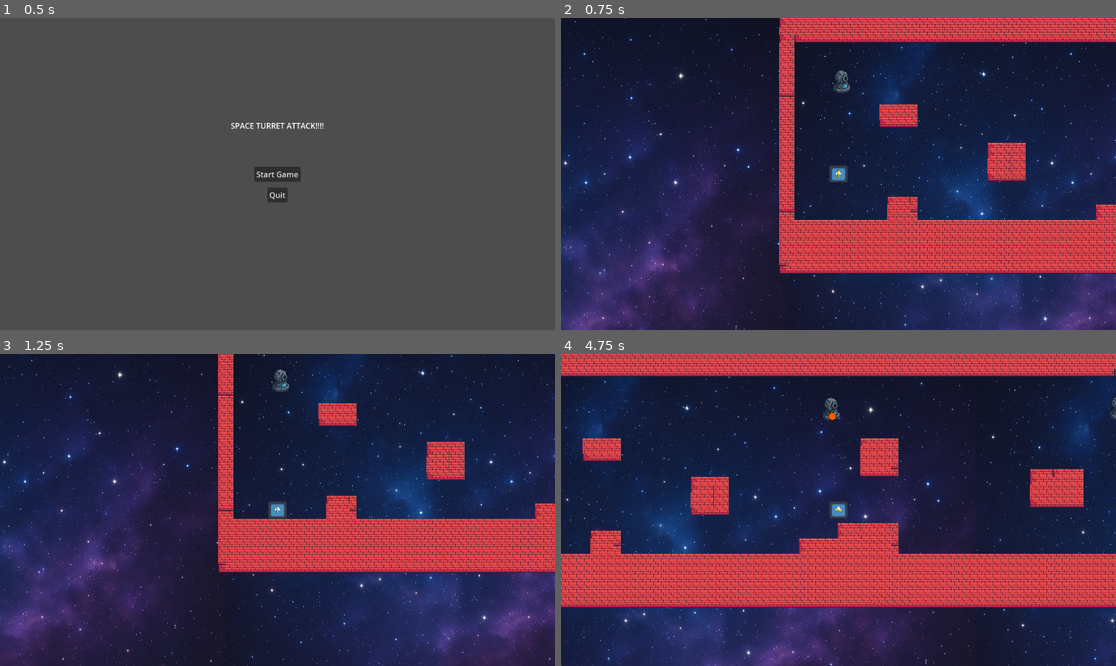
Above: before the commit, frames 1-4 (two rows, left to right).
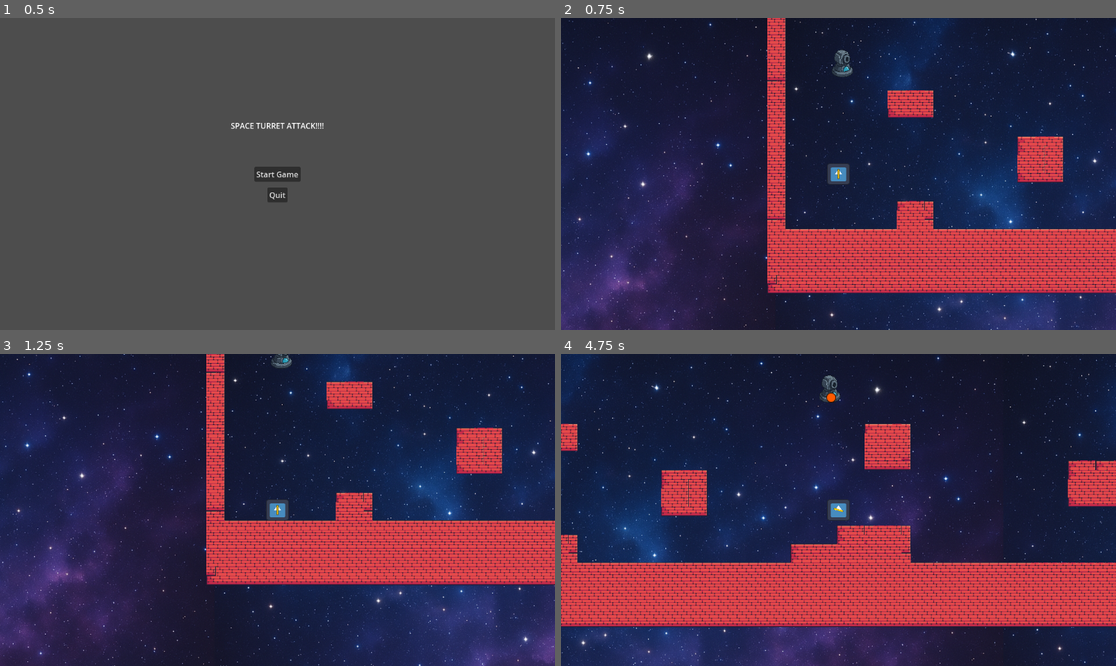
Above: after the commit, the same moments.

Repository: itsjoacor/entregas-ipv-rodriguez-joaquin
Game: Godot game, scene res://Menu/MainMenu.tscn
The game is run twice, just before and just after one commit, with the same random seed, the same clock (stepped at 60 frames per second) and the same inputs. The engine's default icon, where the game draws it, is replaced by a stand-in: a white triangle on a blue panel in a dark square.
Inputs (mouse positions are in pixels of both pictures, inside the frame that each line leads up to):
- Up to frame 1 (0.5 s): no input
- Up to frame 2 (0.75 s): click "Start Game" at 0.5 s
- Up to frame 3 (1.25 s): no input
- Up to frame 4 (4.75 s): move the mouse to (960, 494) at 1.27 s; hold Right (ui_right) 1.28-2.78 s; click (960, 494) at 1.35 s; tap Up (ui_up) at 1.52, 2.27, 3.77, 4.52 s; move the mouse to (727, 525) at 2.02 s; click (727, 525) at 2.1 s; move the mouse to (894, 441) at 2.77 s; hold Left (ui_left) 2.78-3.53 s; click (894, 441) at 2.85 s; move the mouse to (810, 572) at 3.52 s; hold Right (ui_right) from 3.53 s (still down); click (810, 572) at 3.6 s; move the mouse to (1005, 556) at 4.27 s; click (1005, 556) at 4.35 s

Frame 1 is identical in both runs. In frame 2, 28% of the frame differs, in the area x 0-100%, y 0-100%; in frame 3, 23%; in frame 4, 37%.

Commit message:
finished

Diff:
--- a/entrega-3-rodriguez-joaquin/Game3/newfullblackbox/Gun/gun.gd
+++ b/entrega-3-rodriguez-joaquin/Game3/newfullblackbox/Gun/gun.gd
@@ -2,7 +2,6 @@
 
 const BULLET = preload("res://GunBullet/GunBullet.tscn")
 
-# Called every frame
 func _process(delta: float) -> void:
 	look_at(get_global_mouse_position())
 
--- a/entrega-3-rodriguez-joaquin/Game3/newfullblackbox/Player/Player.tscn
+++ b/entrega-3-rodriguez-joaquin/Game3/newfullblackbox/Player/Player.tscn
@@ -23,3 +23,4 @@
 collision_mask = 2
 
 [node name="Camera2D" type="Camera2D" parent="."]
+zoom = Vector2(1.2, 1.2)
--- a/entrega-3-rodriguez-joaquin/Game3/newfullblackbox/Player/camera_2d.gd
+++ b/entrega-3-rodriguez-joaquin/Game3/newfullblackbox/Player/camera_2d.gd
@@ -1,7 +1,6 @@
 extends Camera2D
 
 
-#Limito la vision de la camara desde un script , util? idk
 func _ready() -> void:
 	top_level = true
 	global_position.y = 100
--- a/entrega-3-rodriguez-joaquin/Game3/newfullblackbox/project.godot
+++ b/entrega-3-rodriguez-joaquin/Game3/newfullblackbox/project.godot
@@ -27,3 +27,8 @@
 
 2d_physics/layer_1="Objects"
 2d_physics/layer_2="Player"
+
+[rendering]
+
+renderer/rendering_method="gl_compatibility"
+renderer/rendering_method.mobile="gl_compatibility"
Not shown, added: entrega-3-rodriguez-joaquin/Game3/newfullblackbox/export_presets.cfg
